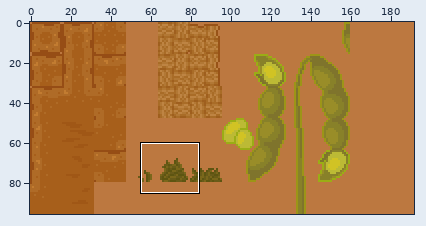
Edited in one commit: pixel-art file (Assets/Art/Tilesets/savory/savory aseprite.aseprite). The picture above shows the old version from afar; the outline marks the close-up.
Close-up. Old version:
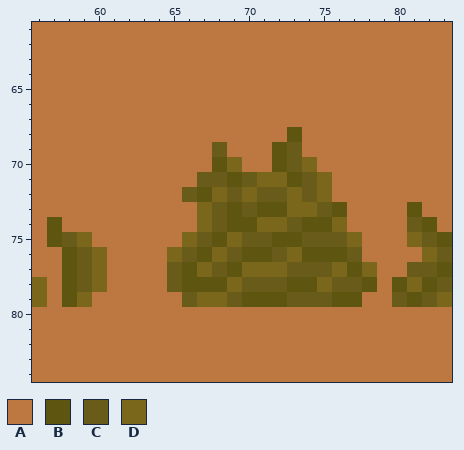
192x96 pixels, 1 frame. Shown: x 56..83, y 61..84.
Visible layers, top first: "tilemap", "BG".
Palette (. is transparent): A #bc7840  B #5e5511  C #695b19  D #7a671b
Pixels before, first column x 56:
61 AAAAAAAAAAAAAAAAAAAAAAAAAAAA
62 AAAAAAAAAAAAAAAAAAAAAAAAAAAA
63 AAAAAAAAAAAAAAAAAAAAAAAAAAAA
64 AAAAAAAAAAAAAAAAAAAAAAAAAAAA
65 AAAAAAAAAAAAAAAAAAAAAAAAAAAA
66 AAAAAAAAAAAAAAAAAAAAAAAAAAAA
67 AAAAAAAAAAAAAAAAAAAAAAAAAAAA
68 AAAAAAAAAAAAAAAAABAAAAAAAAAA
69 AAAAAAAAAAAACAAABCAAAAAAAAAA
70 AAAAAAAAAAAABDAABCDAAAAAAAAA
71 AAAAAAAAAAACCBCDDBCDAAAAAAAA
72 AAAAAAAAAACBDCDCCDCDAAAAAAAA
73 AAAAAAAAAAADCBCBBDDCBAAAABAA
74 ABAAAAAAAAADCBBDDCBBDAAAACBA
75 ABCDAAAAAADCBDCCBBCCCDAAADCB
76 AABCDAAAADCBDCBBCDBBBCAAAADC
77 AABCDAAAACBDCBDDDCCCDBDAACCB
78 DABCDAAAACBBBDCCCBBDCCBABDBC
79 DABDAAAAAACDDCBBBCCCBBAACBCD
80 AAAAAAAAAAAAAAAAAAAAAAAAAAAA
81 AAAAAAAAAAAAAAAAAAAAAAAAAAAA
82 AAAAAAAAAAAAAAAAAAAAAAAAAAAA
83 AAAAAAAAAAAAAAAAAAAAAAAAAAAA
84 AAAAAAAAAAAAAAAAAAAAAAAAAAAA
The result:
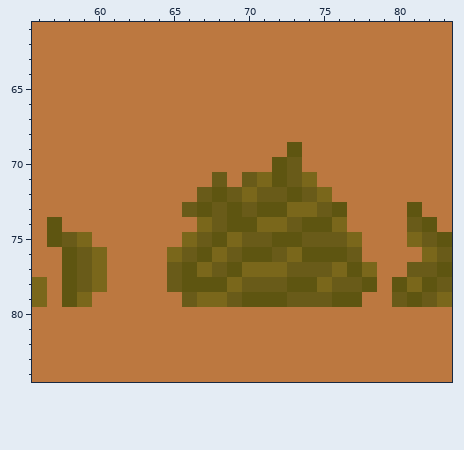
Change:
Changed rows in their new state; - is an unchanged pixel.
Layer "tilemap":
first column x 66:
68 -------A--
69 --A---AB--
70 --AA----A-
71 -A-A--BCDA
72 ACB----B--
73 CB--------
